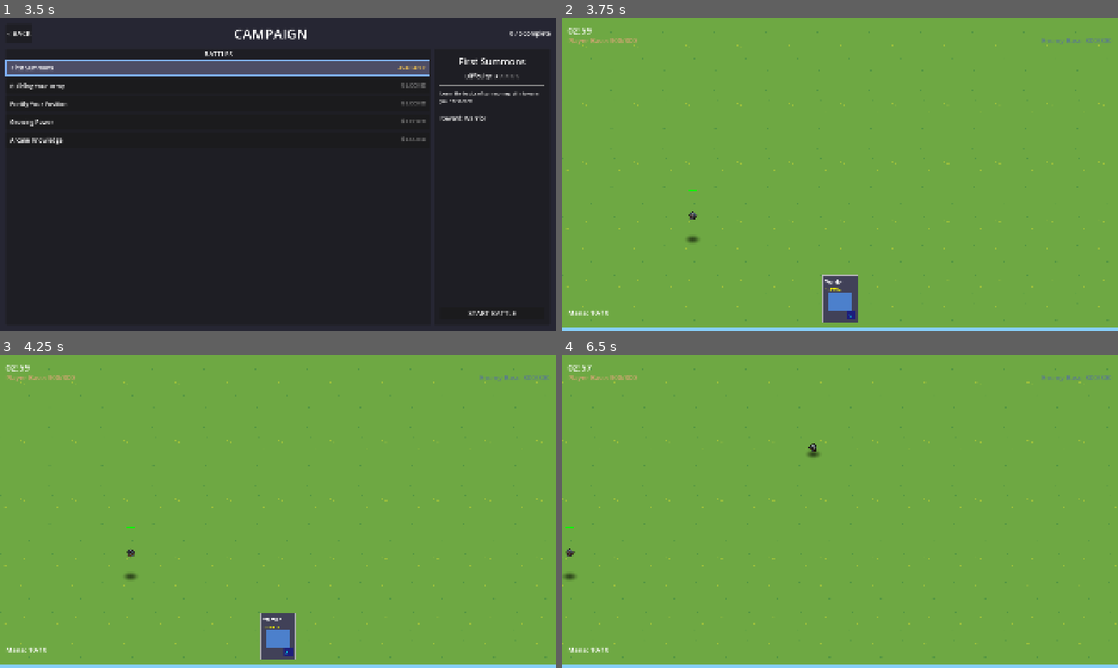
Above: before the commit, frames 1-4 (two rows, left to right).
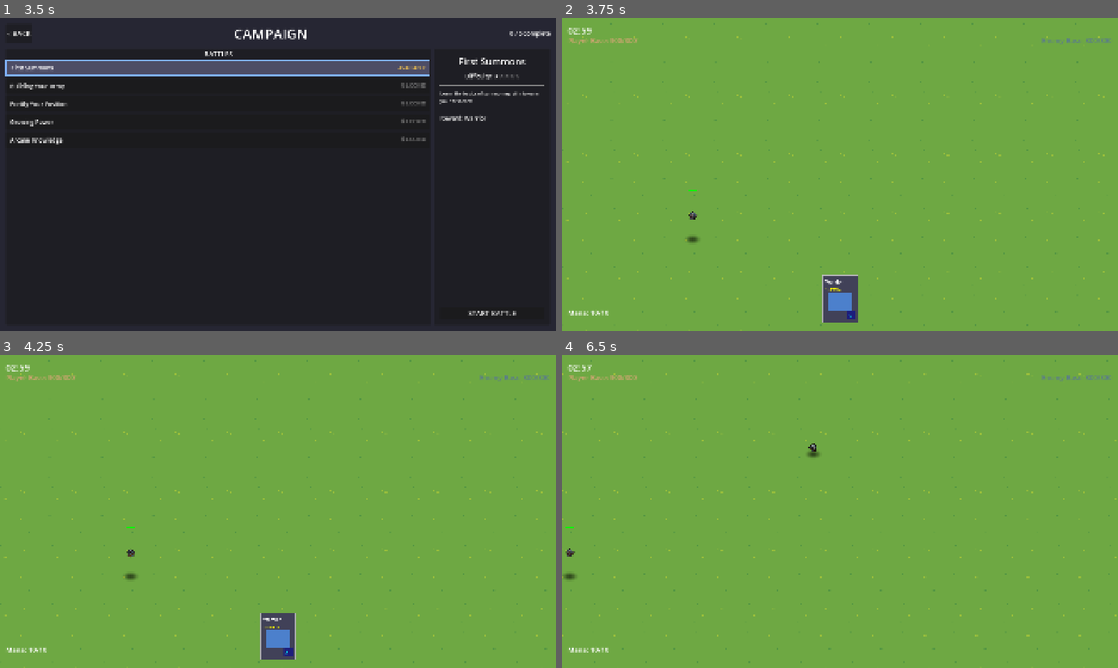
Above: after the commit, the same moments.

Repository: amari-charles/project-summoner
Game: Godot game, scene res://scenes/ui/main_menu.tscn
The game is run twice, just before and just after one commit, with the same random seed, the same clock (stepped at 60 frames per second) and the same inputs.
Inputs (mouse positions are in pixels of both pictures, inside the frame that each line leads up to):
- Up to frame 1 (3.5 s): click "PLAY" at 0.5 s; click "SELECT" at 1.25 s; click "CHOOSE WARRIOR" at 2 s; click (216, 68) at 2.75 s
- Up to frame 2 (3.75 s): click "START BATTLE" at 3.5 s
- Up to frame 3 (4.25 s): no input
- Up to frame 4 (6.5 s): tap Enter at 4.25 s; drag from (840, 636) to (895, 442) at 4.27 s; drag from (728, 527) to (812, 574) at 5.02 s; move the mouse to (895, 442) at 5.77 s; hold Right (ui_right) from 5.78 s (still down); tap 1 at 5.85 s

Frame 1 is identical in both runs. In frame 2, 1.9% of the frame differs, in the area x 0-100%, y 1-100%; in frame 3, 1.9%; in frame 4, 2.0%.

Commit message:
Fix blue void at bottom by lowering ground plane to Y=-15
The camera's bottom viewport edge reaches Y=-14.9, which was below
the ground plane at Y=0, causing blue background to show through.

Moved Background mesh from Y=0 to Y=-15 to ensure it's always below
the camera's lowest view point.

Note: This is a temporary hardcoded fix. Next commit will make this
calculated dynamically based on camera position/angle.

🤖 Generated with [Claude Code](https://claude.com/claude-code)

Co-Authored-By: Claude <noreply@anthropic.com>

Diff:
--- a/scenes/battlefield/base_battlefield_3d.tscn
+++ b/scenes/battlefield/base_battlefield_3d.tscn
@@ -39,7 +39,7 @@
 environment = SubResource("Environment_1")
 
 [node name="Background" type="MeshInstance3D" parent="."]
-transform = Transform3D(1, 0, 0, 0, 1, 0, 0, 0, 1, 0, 0, 0)
+transform = Transform3D(1, 0, 0, 0, 1, 0, 0, 0, 1, 0, -15, 0)
 mesh = SubResource("PlaneMesh_background")
 surface_material_override/0 = SubResource("StandardMaterial3D_background")
 
